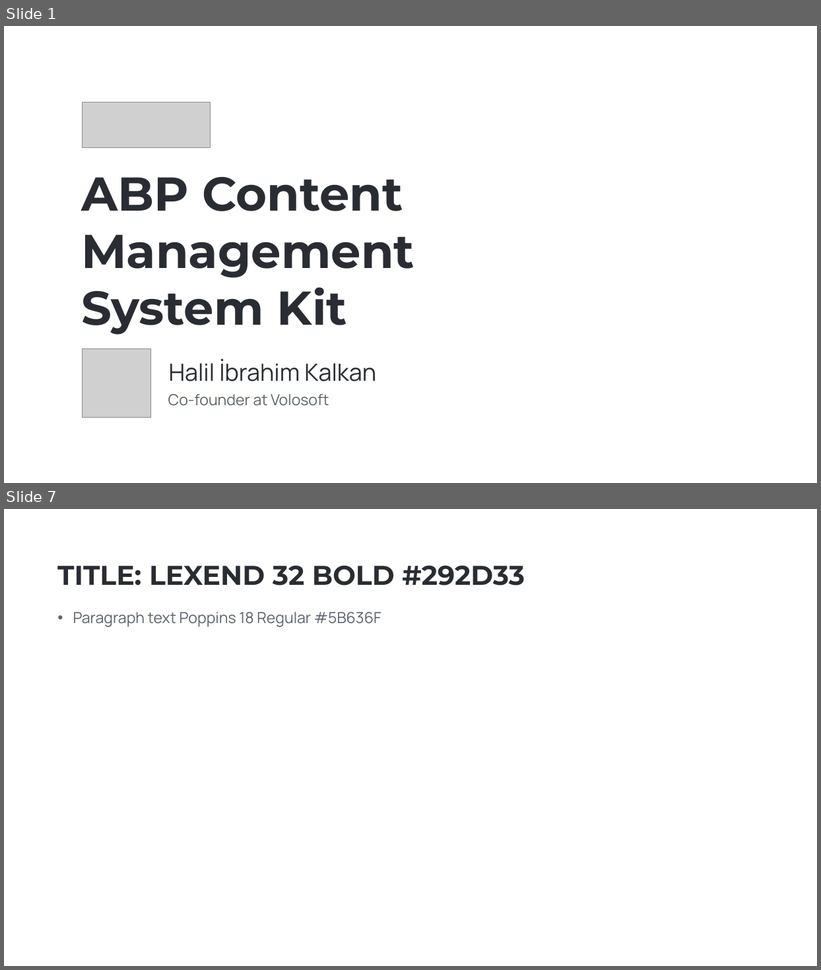
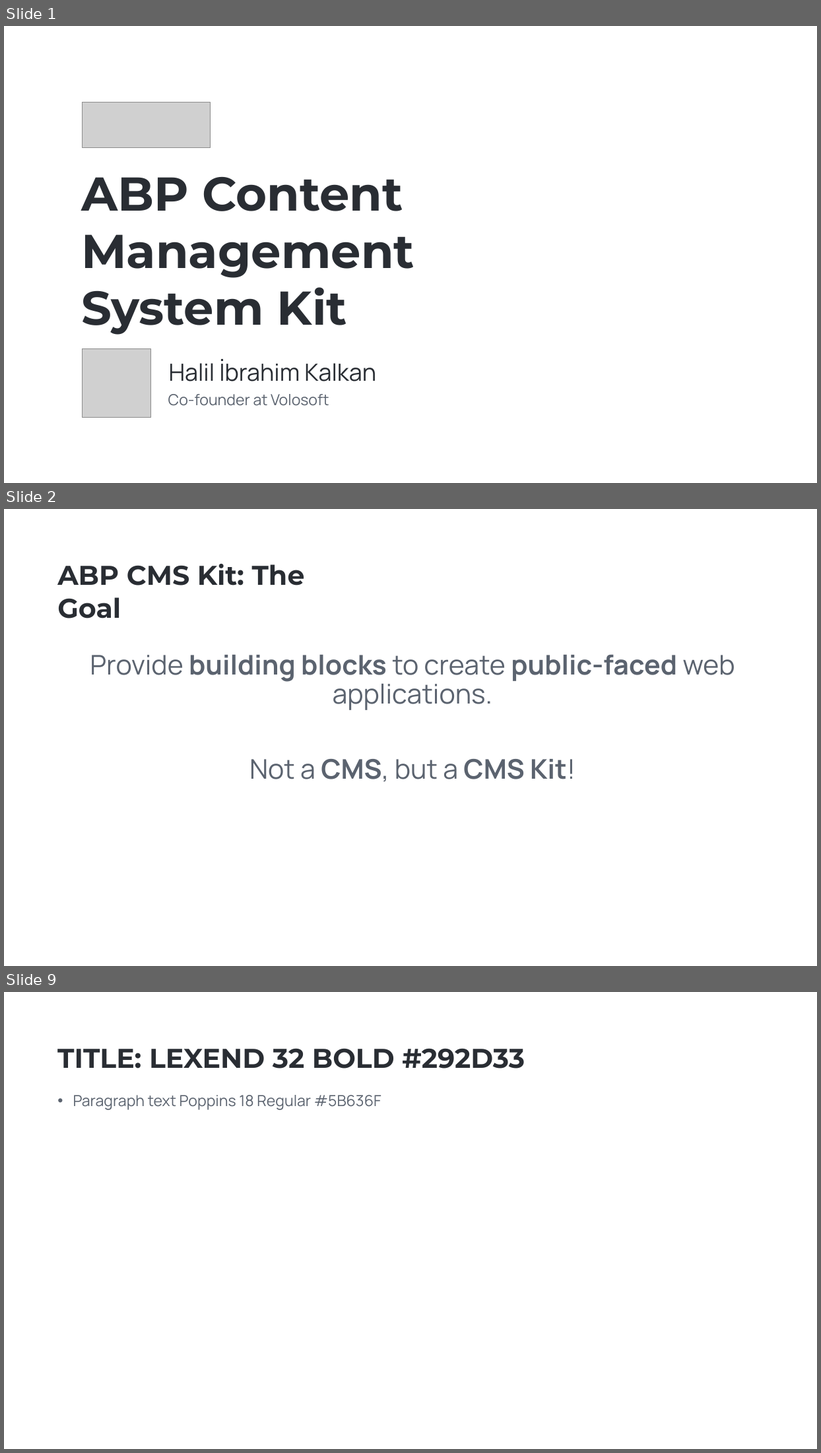
Before and after one commit to hikalkan/presentations, a slide deck: 2023-09-28 ABP CMS Kit/ABP CMS Kit.pptx. Shown one above the other, each under a label of ours: slides 1 and 7 before the commit, slides 1, 2 and 9 after it; the slides between them are not shown. The pictures are 821x970 and 821x1453 pixels, drawn with LibreOffice and Linux fonts; fonts in the diff are those of the drawing; grey boxes stand for pictures; background and template pictures are left out. Boxes give left, top, right and bottom in pixels: in the first picture for what was removed or moved away, otherwise in the second. Text is boxed around its words. In the diff, an @@ line names an element or a change of style, - is before the commit and + after.

```diff
--- a/2023-09-28 ABP CMS Kit/ABP CMS Kit.pptx
+++ b/2023-09-28 ABP CMS Kit/ABP CMS Kit.pptx
@@ slide 2 added at (x1=4, y1=509, x2=817, y2=966), background picture (left out) @@
@@ text added at (x1=57, y1=564, x2=305, y2=619), 32 pt, text #292D33, bold @@
+ABP CMS Kit: The Goal
@@ text added at (x1=90, y1=655, x2=735, y2=782), 32 pt, text #5B636F @@
+Provide building blocks to create public-faced web applications.
+Not a CMS, but a CMS Kit!
@@ what was slide 7 is now slide 9 @@
```
Also in this commit, not shown: 6 other slides added, 2 slides removed.
